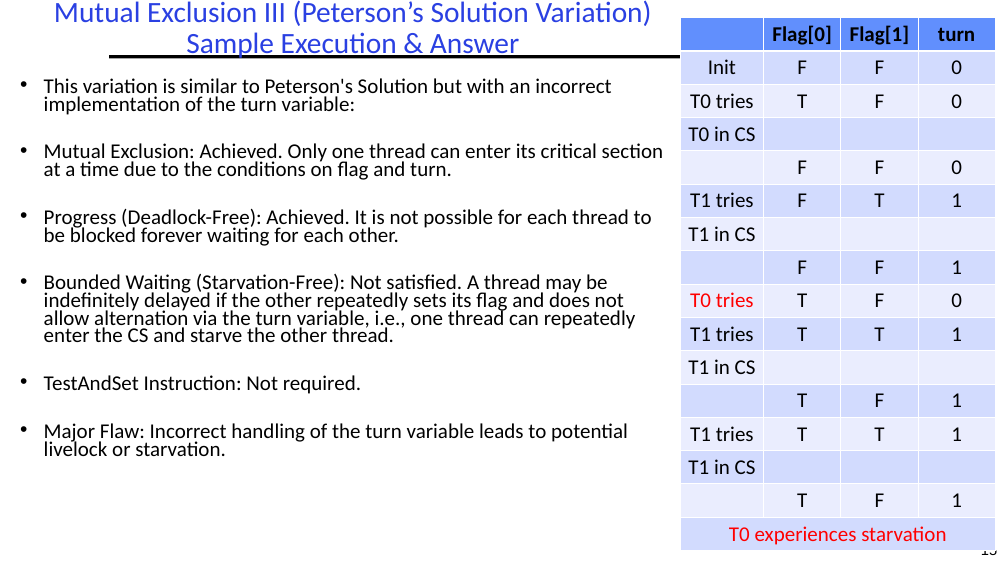
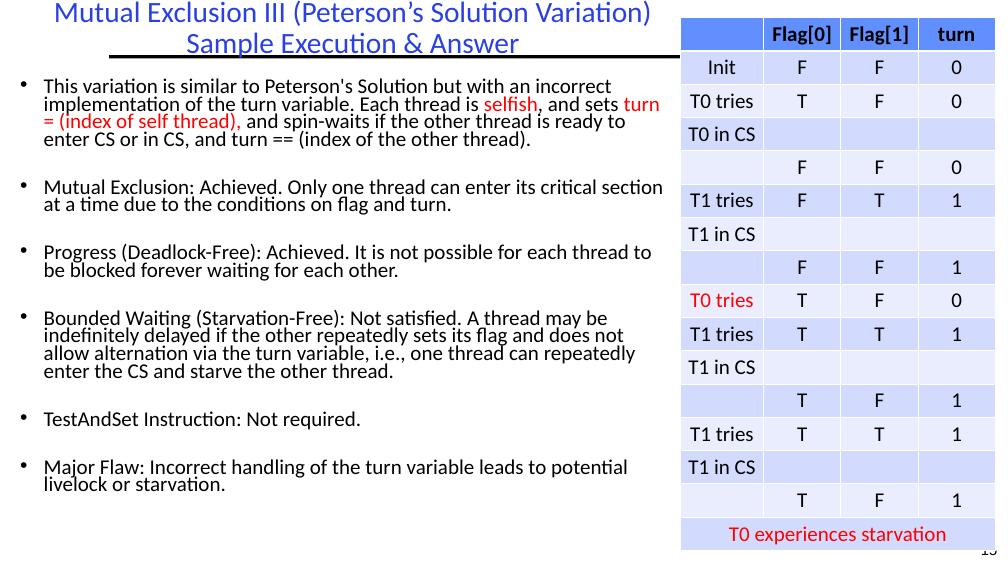
Before and after one commit to guhofstra/CSC112Fa26, a slide deck: slide 15 of PPTs/L3-Exercises ANS.pptx. Drawn at 1008x567 pixels with LibreOffice and Linux fonts; fonts in the diff are those of the drawing. Boxes give left, top, right and bottom in pixels: in the first picture for what was removed or moved away, otherwise in the second. Text is boxed around its words. In the diff, an @@ line names an element or a change of style, - is before the commit and + after.

```diff
--- a/PPTs/L3-Exercises ANS.pptx
+++ b/PPTs/L3-Exercises ANS.pptx
@@ text at (44,78,660,149): text changed @@
-• This variation is similar to Peterson's Solution but with an incorrect implementation of the turn variable:
+• This variation is similar to Peterson's Solution but with an incorrect implementation of the turn variable. Each thread is selfish, and sets turn = (index of self thread), and spin-waits if the other thread is ready to enter CS or in CS, and turn == (index of the other thread).
```
Also in this commit, not shown: 6 other slides changed, 1 slide added, 2 other files.
